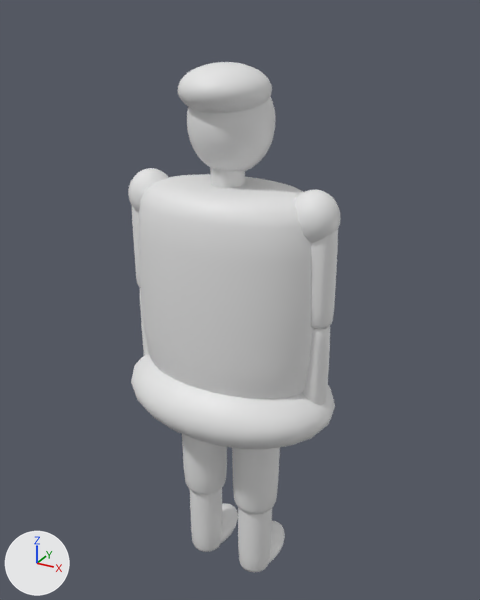
A saved change to the glTF model assets/props/character-male-b.glb.
The view is the same before and after, from a 50 mm lens placed at (0.953, -1.657, 1.886), pointed at (0.013, 0.051, 1.032). Every picture has the same lights, and +X, +Y and +Z are marked at lower left. The older version comes first. Vertices at exactly the same position are counted once.

Before the edit, the objects in view are built like this:
```python
me_cylinder = bpy.data.meshes.new('Cylinder')
me_cylinder.from_pydata(...)  # 6734 vertices, 13392 faces; spans x -0.36..0.36, y -0.25..0.25, z 0.0..1.75
ob_body_mesh = bpy.data.objects.new('body-mesh', me_cylinder)
ob_body_mesh.location = (0.0, 0.0, 0.0)
```
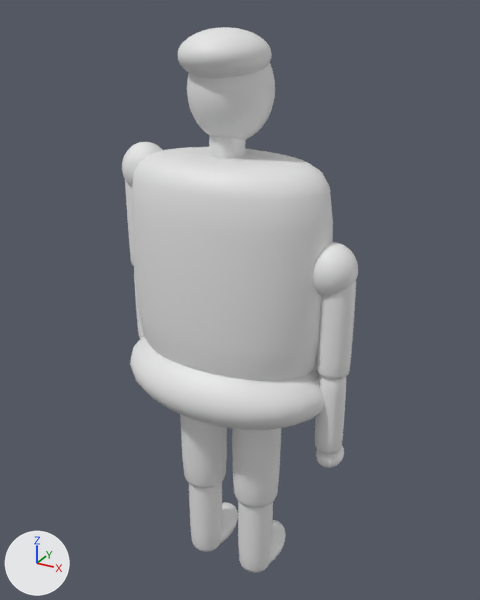
What the commit changed:
me_cylinder is used by ob_body_mesh; location (0.0, 0.0, 0.0).
me_cylinder had 6734 vertices, 13392 faces and spanned x -0.36..0.36, y -0.25..0.25, z 0.0..1.75.
me_cylinder now has 4154 vertices, 8264 faces and spans x -0.69..0.03, y -0.25..0.25, z -1.22..0.62.
me_cylinder part 1: the loose piece of 310 vertices spanning x -0.16..-0.04, y -0.06..0.06, z 0.01..0.4 is scaled about its middle by (1.34, 1.34, 1.26), then moved by (-0.34, 0.0, -0.86).
me_cylinder part 2: the loose piece of 310 vertices spanning x 0.04..0.16, y -0.06..0.06, z 0.01..0.4 is scaled about its middle by (1.01, 1.01, 1.1), then moved by (-0.54, 0.0, -1.2).
me_cylinder part 3: the loose piece of 310 vertices spanning x -0.18..-0.02, y -0.08..0.08, z 0.29..0.74 is scaled about its middle by (1.04, 1.04, 1.11), then moved by (-0.13, 0.0, -1.16).
me_cylinder part 4: the loose piece of 310 vertices spanning x 0.02..0.18, y -0.08..0.08, z 0.29..0.74 is scaled about its middle by (0.766, 0.767, 0.965), then moved by (-0.33, 0.0, -1.5).
me_cylinder part 5: the loose piece of 398 vertices spanning x -0.31..0.31, y -0.19..0.19, z 0.76..1.42 is scaled about its middle by (1.06, 1.06, 1.01), then moved by (-0.34, 0.0, -1.14).
me_cylinder part 6: the loose piece of 266 vertices spanning x -0.05..0.05, y -0.05..0.05, z 1.4..1.51 is moved by (-0.34, 0.0, -1.13).
me_cylinder part 7: a new loose piece, a UV sphere (36 segments, 24 rings, poles along z) spanning x -0.46..-0.21, y -0.11..0.15, z 0.32..0.61.
me_cylinder part 8: a new loose piece, a UV sphere (28 segments, 20 rings, poles along z) spanning x -0.46..-0.21, y -0.15..0.12, z 0.49..0.62.
me_cylinder part 9: a new loose piece of 362 vertices spanning x -0.69..0.03, y -0.25..0.25, z -0.55..-0.28.
me_cylinder part 10: 12 loose pieces with 4568 vertices, spanning x -0.36..0.36, y -0.25..0.25, z 0.0..1.75, are deleted.
Other edits to the shape of me_cylinder do not show in these pictures.
Mesh me_sphere_005 is new.
It has 1322 vertices, 2628 faces and spans x -0.074..0.074, y -0.077..0.077, z -0.673..0.075.
Mesh me_sphere_003 is new.
It has 1322 vertices, 2628 faces and spans x -0.7..-0.552, y -0.077..0.076, z -0.448..0.297.
Object 'body-mesh' (ob_body_mesh) moves from (0.0, 0.0, 0.0) to (0.335, 0.003, 1.216).
Object 'crowd-arm-r' (ob_crowd_arm_r) is new; it shows me_sphere_005.
Its location is (0.335, 0.003, 1.216).
Object 'crowd-arm-l' (ob_crowd_arm_l) is new; it shows me_sphere_003.
Its location is (0.335, 0.003, 1.216).

Location of each change, (x1, y1, x2, y2) in pixels of the pictures (480 x 600 px; the box of a moved part takes in the faces that stretch with it):
'body-mesh', reshaped, moved (7% taller)
    before: (128, 62, 341, 572)
    after: (130, 27, 333, 573)
'crowd-arm-r', added
    after: (313, 242, 358, 468)
'crowd-arm-l', added
    after: (122, 142, 162, 339)
part 1 of me_cylinder, moved or reshaped
    before: (190, 489, 222, 552)
    after: (180, 414, 227, 489)
part 2 of me_cylinder, moved or reshaped
    before: (238, 508, 272, 572)
    after: (189, 482, 222, 552)
part 3 of me_cylinder, moved or reshaped
    before: (182, 434, 227, 495)
    after: (232, 428, 281, 508)
part 4 of me_cylinder, moved or reshaped
    before: (232, 447, 280, 514)
    after: (238, 501, 273, 573)
part 5 of me_cylinder, moved or reshaped
    before: (138, 174, 314, 399)
    after: (132, 147, 333, 381)
part 6 of me_cylinder, moved or reshaped
    before: (210, 168, 245, 188)
    after: (209, 135, 245, 159)
part 7 of me_cylinder, added
    after: (187, 63, 275, 140)
part 8 of me_cylinder, added
    after: (177, 27, 272, 78)
part 9 of me_cylinder, added
    after: (130, 337, 324, 430)
part 10 of me_cylinder, deleted
    before: (128, 62, 341, 563)
